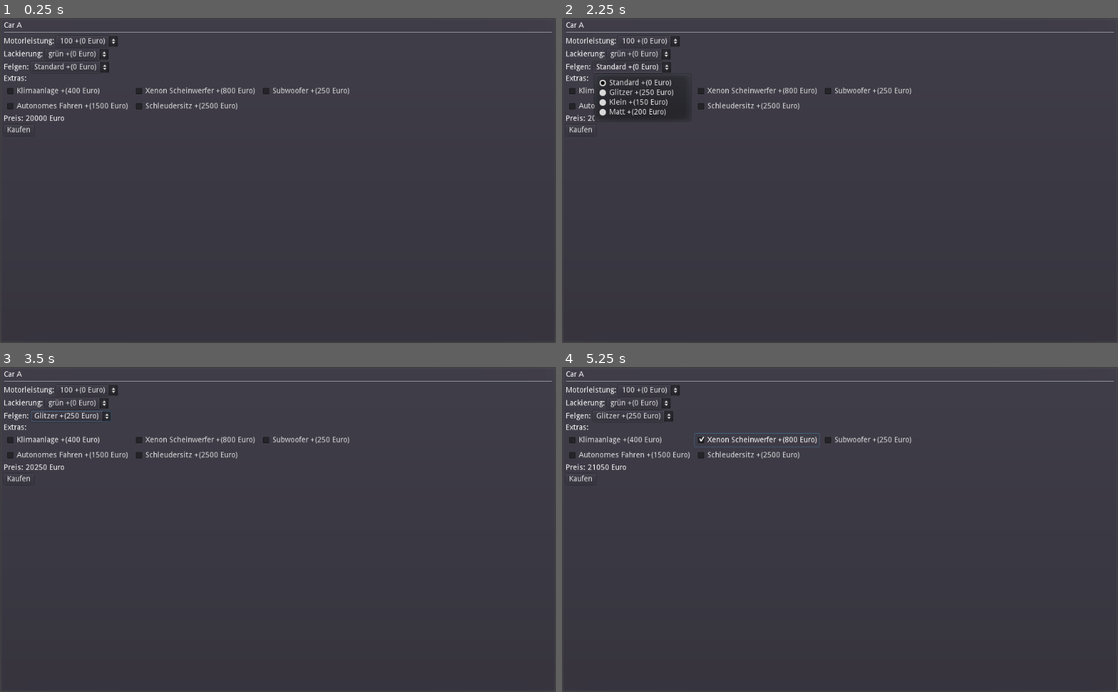
Above: before the commit, frames 1-4 (two rows, left to right).
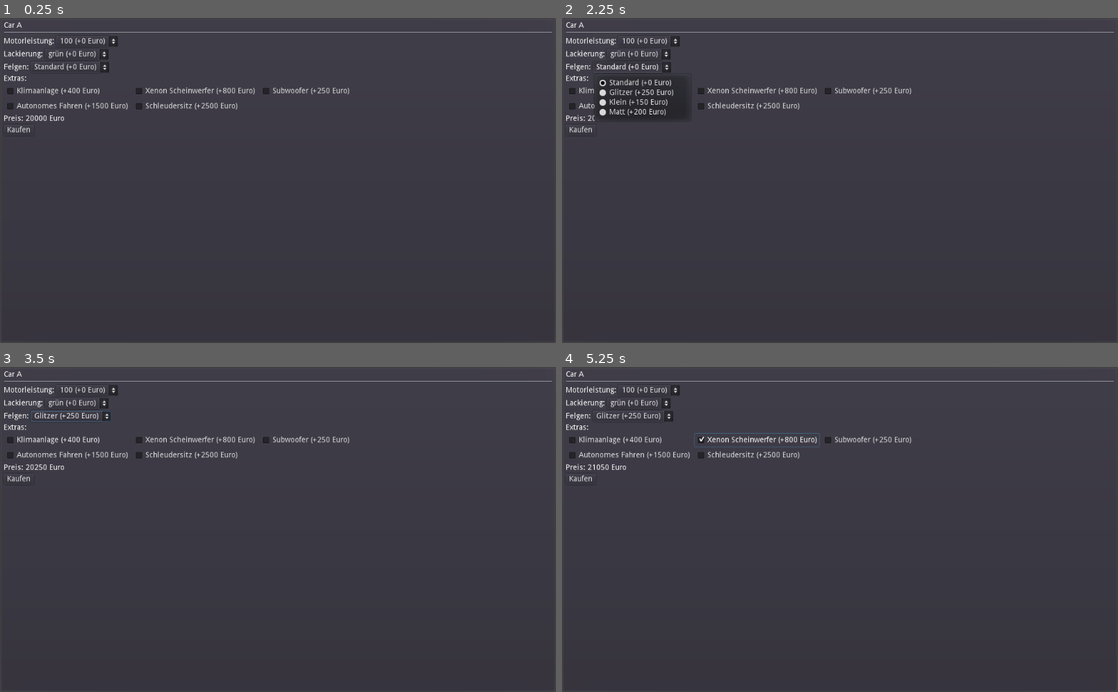
Above: after the commit, the same moments.

Repository: Reneator/godot-car-configurator
Game: Godot game, scene res://Car_Configurator.tscn
Same seed, same stepped clock (60 frames per second), same inputs: the game is played once before the commit and once after it.
Inputs (mouse positions are in pixels of both pictures, inside the frame that each line leads up to):
- Up to frame 1 (0.25 s): no input
- Up to frame 2 (2.25 s): click "100 +(0 Euro)" (after the commit: "100 (+0 Euro)") at 0.5 s; click "grün +(0 Euro)" (after the commit: "grün (+0 Euro)") at 1.25 s; click "Standard +(0 Euro)" (after the commit: "Standard (+0 Euro)") at 2 s
- Up to frame 3 (3.5 s): click "Klimaanlage +(400 Euro)" (after the commit: "Klimaanlage (+400 Euro)") at 2.75 s
- Up to frame 4 (5.25 s): click "Glitzer +(250 Euro)" (after the commit: "Glitzer (+250 Euro)") at 3.5 s; click (756, 438) at 4.25 s, where only the run before the commit has a clickable "Xenon Scheinwerfer +(800 Euro)"; click (756, 438) at 5 s, where only the run after the commit has a clickable "Xenon Scheinwerfer (+800 Euro)"

The runs differ from the first frame. In frame 1, 0.1% of the frame differs, in the area x 10-57%, y 6-29%; in frame 2, 0.1%, in the area x 11-57%, y 6-31%; in frame 3, 0.1%; in frame 4, 0.1%.

Commit message:
fixed car option string

Diff:
--- a/Car_Option.gd
+++ b/Car_Option.gd
@@ -9,4 +9,4 @@
 	price = option.get("price")
 
 func get_option_string():
-	return "%s +(%d Euro)" % [option_name,price]
+	return "%s (+%d Euro)" % [option_name,price]
